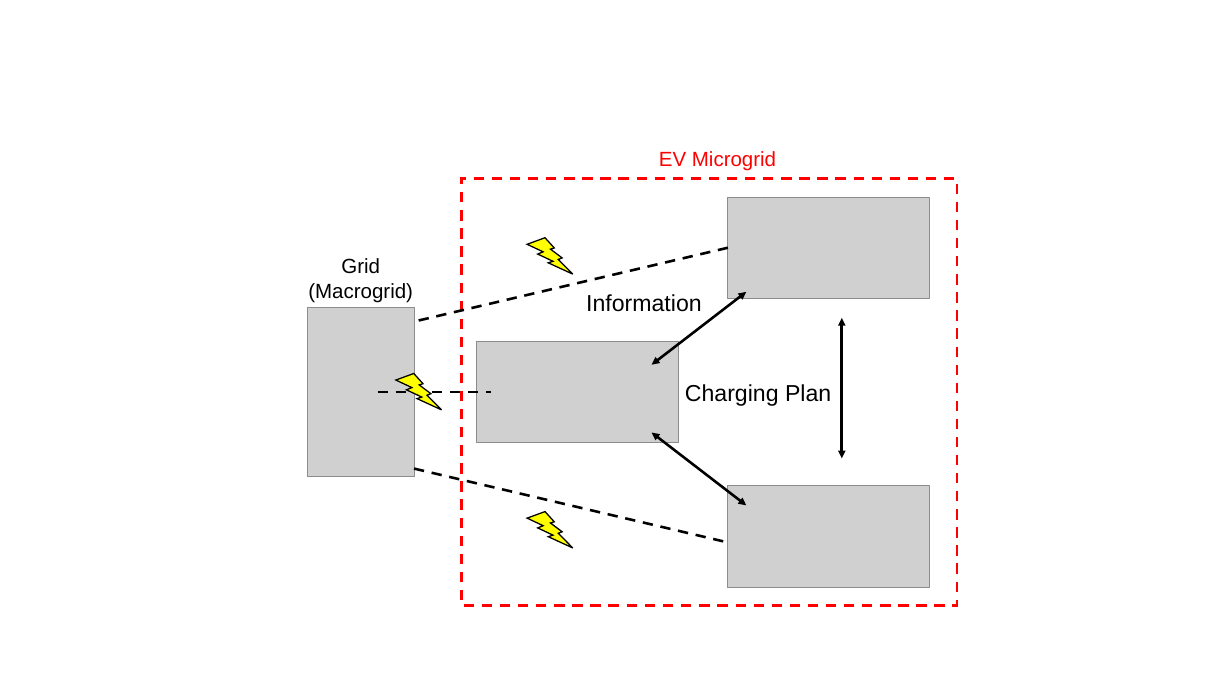
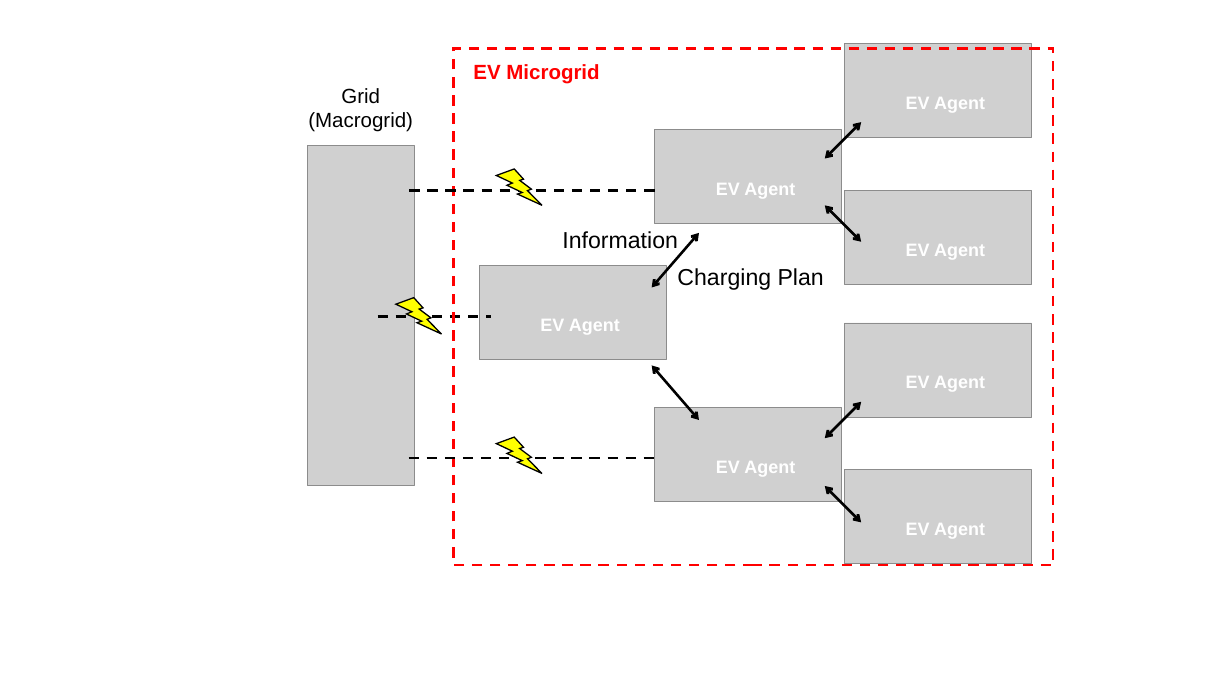
Before and after one commit to msssm/project_template, a slide deck: slide 6 of Miscellaneous/Figures/Figures.pptx. Drawn at 1232x693 pixels with LibreOffice and Linux fonts; fonts in the diff are those of the drawing; grey boxes stand for pictures. Boxes give left, top, right and bottom in pixels: in the first picture for what was removed or moved away, otherwise in the second. Text is boxed around its words. In the diff, an @@ line names an element or a change of style, - is before the commit and + after.

Commit message:
updated final presentation

```diff
--- a/Miscellaneous/Figures/Figures.pptx
+++ b/Miscellaneous/Figures/Figures.pptx
@@ rectangle: place and size @@
-rectangle at [461, 178, 957, 605]
+rectangle at [454, 49, 1054, 566]
@@ text "EV Microgrid": place and size @@
-text "EV Microgrid" at [659, 151, 776, 171]
+text "EV Microgrid" at [473, 64, 599, 84]
@@ text "EV Microgrid" at [473, 64, 599, 84]: bold on @@
@@ text "Grid": place and size @@
-text "Grid" at [308, 258, 413, 303]
+text "Grid" at [308, 88, 413, 132]
@@ picture: place and size @@
-picture at [308, 308, 414, 477]
+picture at [308, 146, 414, 486]
@@ lightning bolt: place and size @@
-lightning bolt at [527, 238, 572, 274]
+lightning bolt at [496, 169, 542, 205]
@@ line moved from (419, 321) - (728, 248) to (409, 190) - (663, 190) @@
@@ group added at [540, 43, 1031, 538]: 7 texts, 4 pictures, 3 double arrows @@
+EV Agent
+EV Agent
+EV Agent
+EV Agent
+EV Agent
+EV Agent
+EV Agent
@@ picture: place and size @@
-picture at [728, 197, 930, 299]
+picture at [845, 190, 1031, 285]
@@ text "Information": place and size @@
-text "Information" at [586, 294, 701, 312]
+text "Information" at [562, 231, 677, 249]
@@ picture: place and size @@
-picture at [477, 342, 678, 444]
+picture at [480, 266, 666, 360]
@@ text "Charging Plan": place and size @@
-text "Charging Plan" at [685, 384, 831, 406]
+text "Charging Plan" at [677, 268, 824, 290]
@@ lightning bolt: place and size @@
-lightning bolt at [396, 373, 441, 409]
+lightning bolt at [396, 298, 441, 334]
@@ line moved from (378, 392) - (491, 392) to (378, 316) - (491, 316) @@
@@ double arrow moved from (652, 365) - (747, 292) to (652, 365) - (699, 421) @@
@@ double arrow (652, 365) - (699, 421): arrowheads changed @@
@@ double arrow moved from (842, 458) - (842, 318) to (825, 438) - (861, 402) @@
@@ double arrow (825, 438) - (861, 402): arrowheads changed @@
@@ lightning bolt: place and size @@
-lightning bolt at [527, 512, 572, 548]
+lightning bolt at [496, 437, 542, 473]
@@ line moved from (414, 469) - (724, 542) to (409, 457) - (662, 457) @@
@@ picture: place and size @@
-picture at [728, 486, 930, 588]
+picture at [845, 470, 1031, 564]
@@ double arrow moved from (652, 433) - (747, 506) to (825, 486) - (861, 522) @@
@@ double arrow (825, 486) - (861, 522): arrowheads changed @@
```
Also in this commit, not shown: 1 other slide changed, 8 other files.
